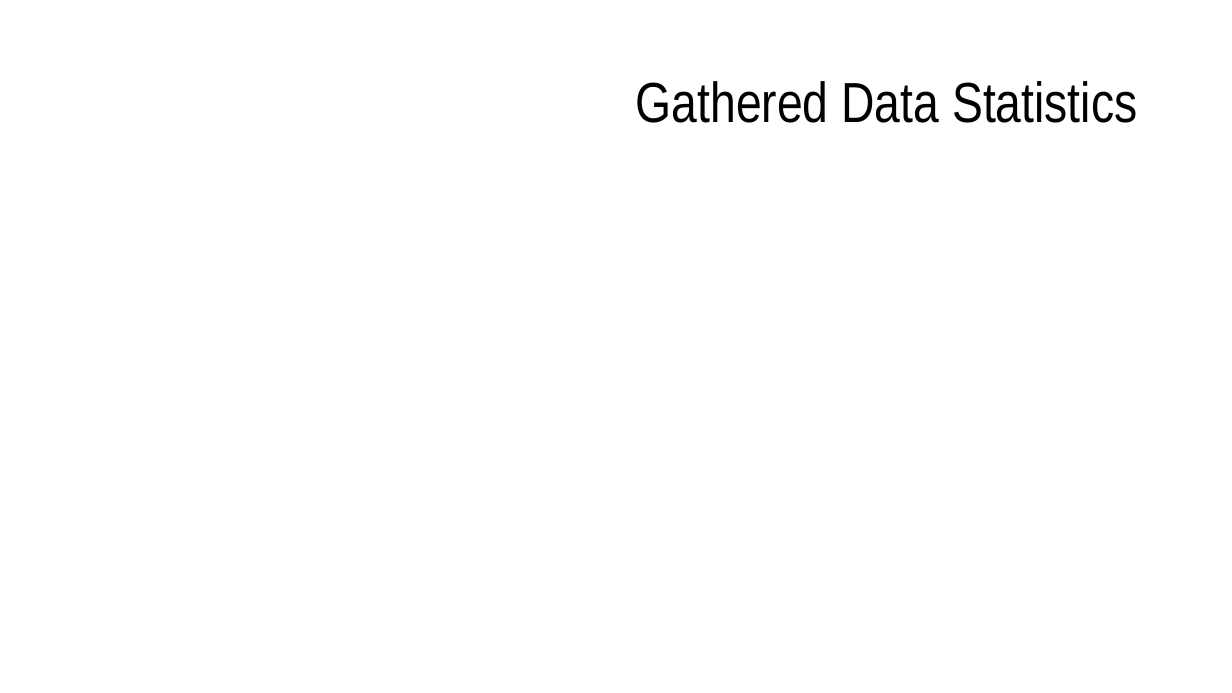
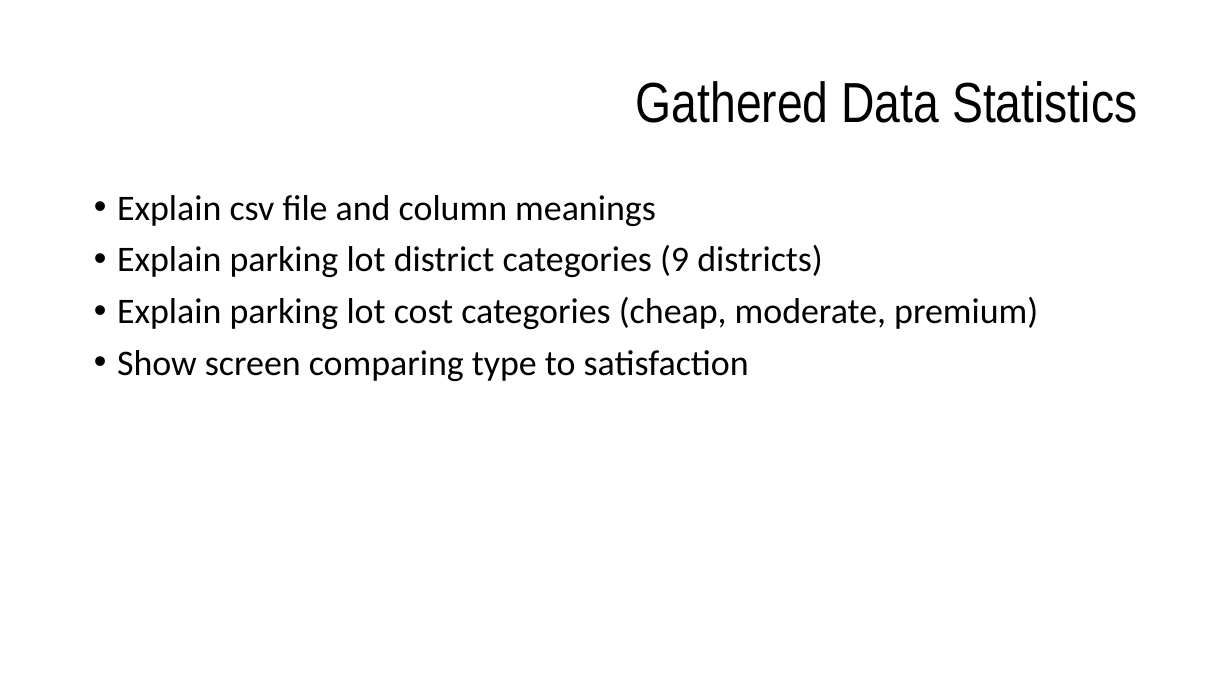
Before and after one commit to EZSPECIAL/AIAD18-19, a slide deck: slide 4 of TP2/docs/report.pptx. Drawn at 1232x693 pixels with LibreOffice and Linux fonts; fonts in the diff are those of the drawing. Boxes give left, top, right and bottom in pixels: in the first picture for what was removed or moved away, otherwise in the second. Text is boxed around its words. In the diff, an @@ line names an element or a change of style, - is before the commit and + after.

Commit message:
Update report with topics / Add classification data

```diff
--- a/TP2/docs/report.pptx
+++ b/TP2/docs/report.pptx
@@ text added at (x1=117, y1=195, x2=1038, y2=381), 28 pt, text #000000 @@
+• Explain csv file and column meanings
+• Explain parking lot district categories (9 districts)
+• Explain parking lot cost categories (cheap, moderate, premium)
+• Show screen comparing type to satisfaction
```
Also in this commit, not shown: 6 other slides changed, 1 other file.
